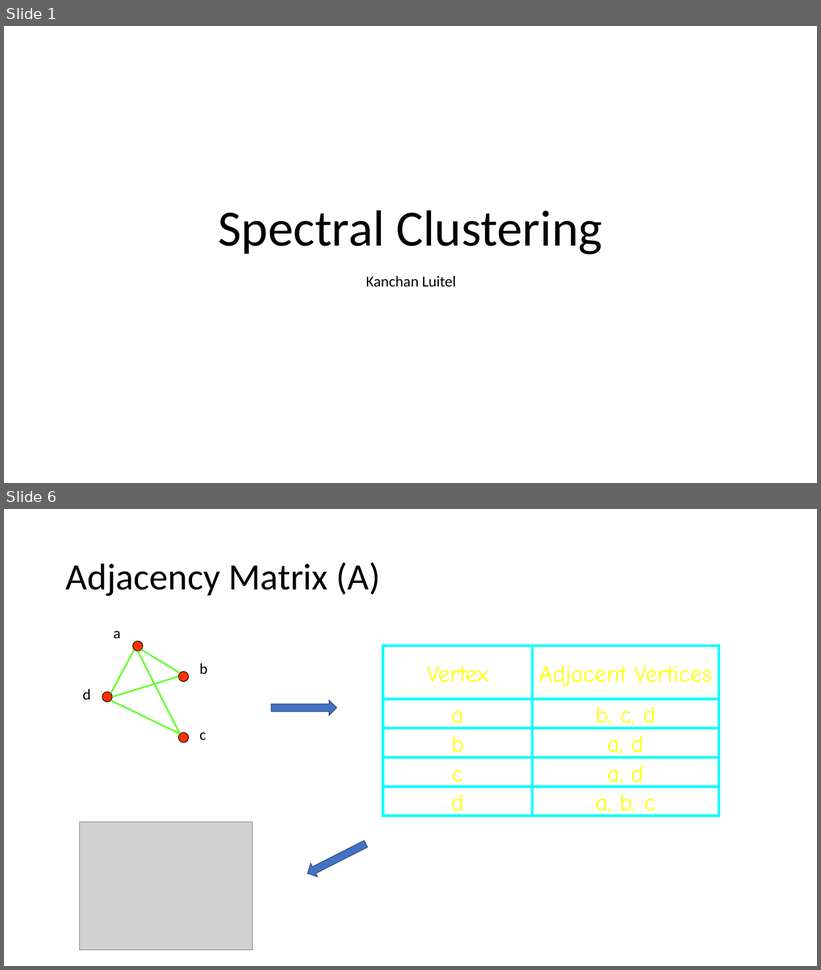
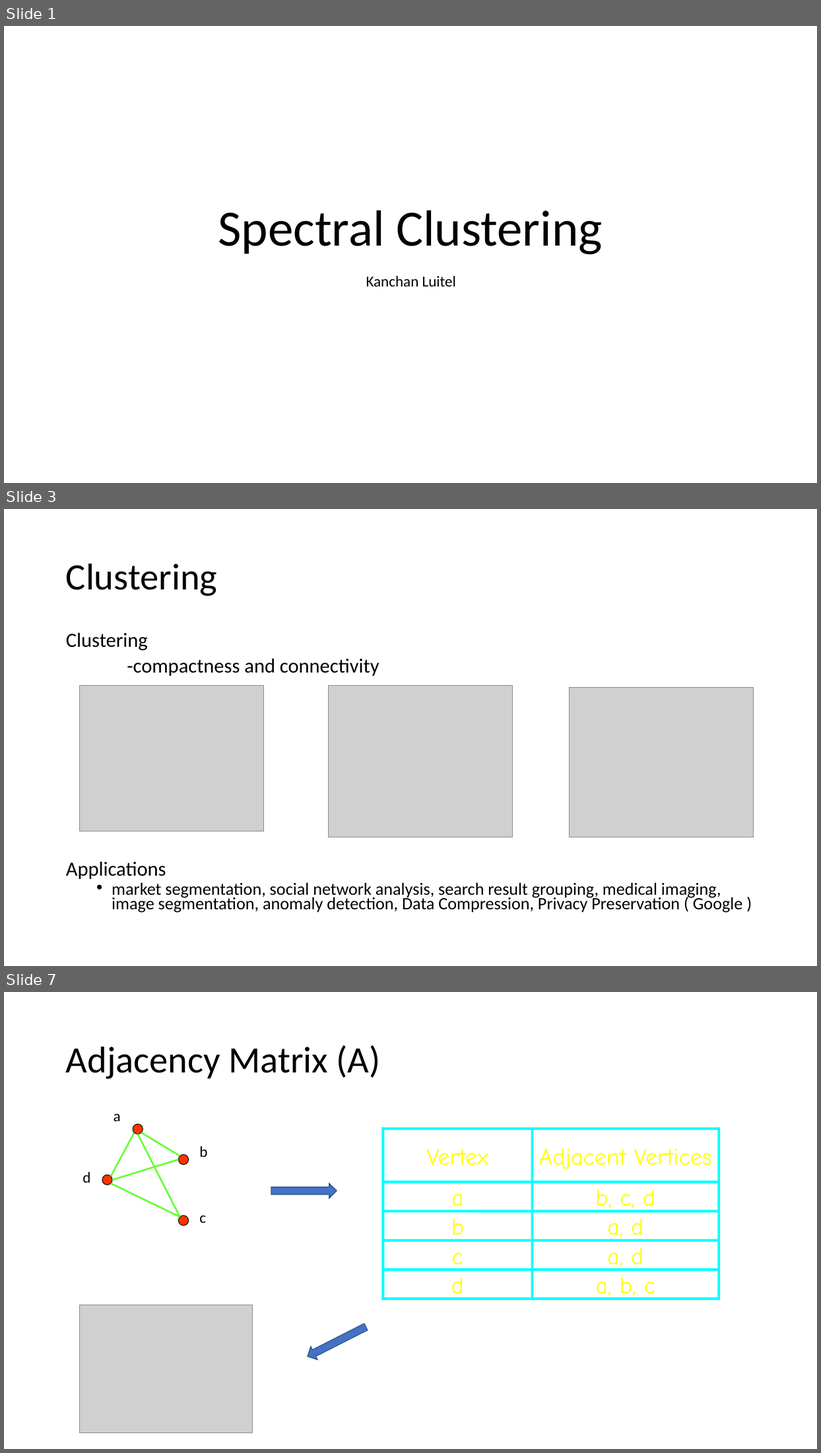
Before and after one commit to Kanchanfisky/SpectralClustering, a slide deck: Spectral Clustering.pptx. Shown one above the other, each under a label of ours: slides 1 and 6 before the commit, slides 1, 3 and 7 after it; the slides between them are not shown. The pictures are 821x970 and 821x1453 pixels, drawn with LibreOffice and Linux fonts; fonts in the diff are those of the drawing; grey boxes stand for pictures. Boxes give left, top, right and bottom in pixels: in the first picture for what was removed or moved away, otherwise in the second. Text is boxed around its words. In the diff, an @@ line names an element or a change of style, - is before the commit and + after.

Commit message:
added spectral clustering algorithm

```diff
--- a/Spectral Clustering.pptx
+++ b/Spectral Clustering.pptx
@@ slide 3 added at bbox=[4, 509, 817, 966], background #FFFFFF @@
@@ title added at bbox=[66, 563, 217, 596], 44 pt, text #000000 @@
+Clustering
@@ text added at bbox=[66, 632, 743, 913], 20.4 pt, text #000000 @@
+Clustering
+-compactness and connectivity
+Applications
+  • market segmentation, social network analysis, search result grouping, medical imaging, image segmentation, anomaly detection, Data Compression, Privacy Preservation ( Google )
@@ picture added at bbox=[80, 686, 264, 832] @@
@@ picture added at bbox=[329, 686, 513, 838] @@
@@ picture added at bbox=[570, 688, 754, 838] @@
@@ what was slide 6 is now slide 7 @@
```
Also in this commit, not shown: 11 slides changed, 5 other slides added, 3 slides removed, 1 other file.
